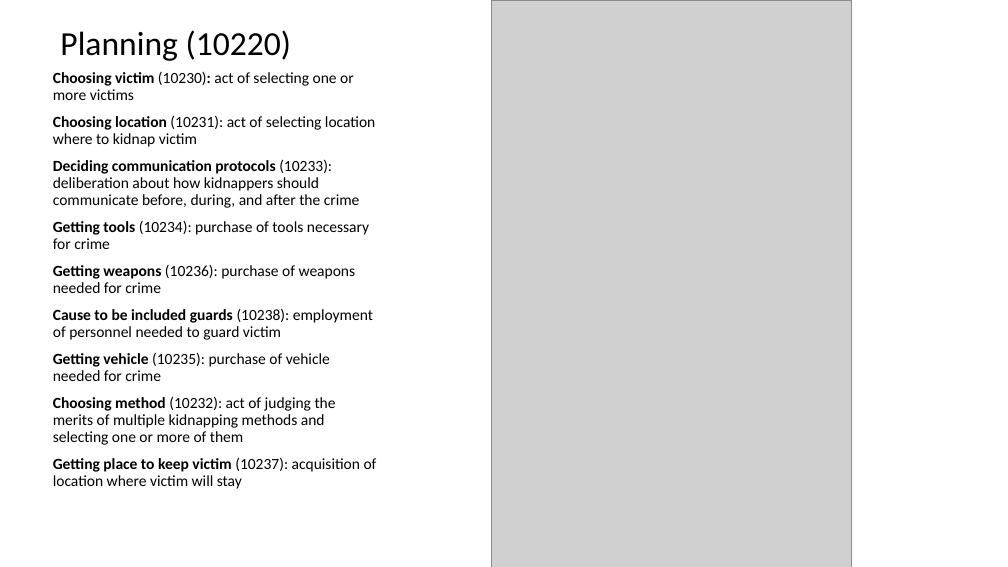
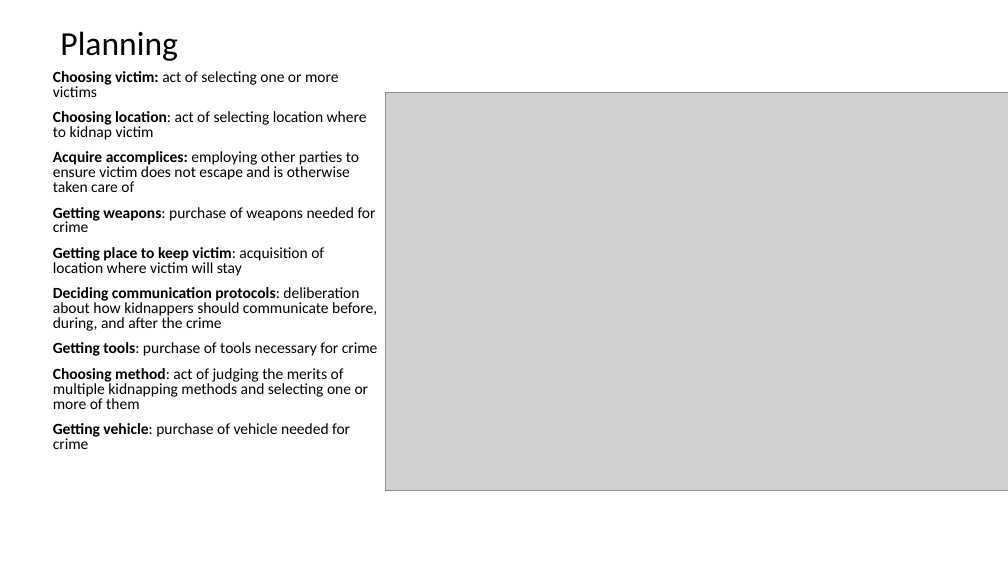
Before and after one commit to RESIN-KAIROS/schemalib, a slide deck: slide 4 of hrf/kidnapping.pptx. Drawn at 1008x567 pixels with LibreOffice and Linux fonts; fonts in the diff are those of the drawing; grey boxes stand for pictures. Boxes give left, top, right and bottom in pixels: in the first picture for what was removed or moved away, otherwise in the second. Text is boxed around its words. In the diff, an @@ line names an element or a change of style, - is before the commit and + after.

```diff
--- a/hrf/kidnapping.pptx
+++ b/hrf/kidnapping.pptx
@@ picture removed at box(492, 0, 851, 567) @@
@@ title at box(60, 31, 178, 61): text changed @@
-Planning (10220)
+Planning
@@ text at box(53, 71, 378, 449): text changed @@
-Choosing victim (10230): act of selecting one or more victims
-Choosing location (10231): act of selecting location where to kidnap victim
-Deciding communication protocols (10233): deliberation about how kidnappers should communicate before, during, and after the crime
-Getting tools (10234): purchase of tools necessary for crime
-Getting weapons (10236): purchase of weapons needed for crime
-Cause to be included guards (10238): employment of personnel needed to guard victim
-Getting vehicle (10235): purchase of vehicle needed for crime
-Choosing method (10232): act of judging the merits of multiple kidnapping methods and selecting one or more of them
-Getting place to keep victim (10237): acquisition of location where victim will stay
+Choosing victim: act of selecting one or more victims
+Choosing location: act of selecting location where to kidnap victim
+Acquire accomplices: employing other parties to ensure victim does not escape and is otherwise taken care of
+Getting weapons: purchase of weapons needed for crime
+Getting place to keep victim: acquisition of location where victim will stay
+Deciding communication protocols: deliberation about how kidnappers should communicate before, during, and after the crime
+Getting tools: purchase of tools necessary for crime
+Choosing method: act of judging the merits of multiple kidnapping methods and selecting one or more of them
+Getting vehicle: purchase of vehicle needed for crime
@@ picture added at box(386, 92, 1008, 491) @@
```
Also in this commit, not shown: 7 other slides changed, 1 slide added, 1 slide removed, 2 other files.
